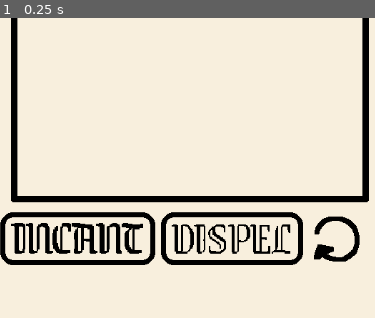
Above: before the commit, frame 1.
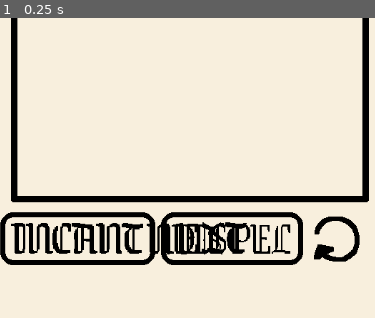
Above: after the commit, the same moment.

Repository: lohchness/Cursebreaker
Game: Godot game, scene res://scenes/level.tscn
The game is run twice, just before and just after one commit, with the same random seed, the same clock (stepped at 60 frames per second) and the same inputs.
Inputs:
- Up to frame 1 (0.25 s): no input
The pictures show only the part of the screen within x 50-100%, y 50-100%; the shares and areas given below are measured in that part.

The runs differ from the first frame. In frame 1, 1.0% of the frame differs, in the area x 38-66%, y 68-79%.

Commit message:
Create next button on level complete

Diff:
--- a/scenes/level.tscn
+++ b/scenes/level.tscn
@@ -1,10 +1,11 @@
-[gd_scene load_steps=7 format=3 uid="uid://w015m2tf04rx"]
+[gd_scene load_steps=8 format=3 uid="uid://w015m2tf04rx"]
 
 [ext_resource type="PackedScene" uid="uid://3ghhb13p6d2l" path="res://scenes/whiteboard.tscn" id="1_u52ul"]
 [ext_resource type="Script" uid="uid://c4yqadc08pa2x" path="res://scripts/level.gd" id="1_w8frs"]
 [ext_resource type="PackedScene" uid="uid://kxxki4i1p8uv" path="res://scenes/map.tscn" id="2_vonw3"]
 [ext_resource type="PackedScene" uid="uid://b5wo0gy13avw5" path="res://scenes/incant_button.tscn" id="4_mx8sn"]
 [ext_resource type="PackedScene" uid="uid://bn10yt3y0tjpx" path="res://scenes/dispel_button.tscn" id="5_ppgk2"]
+[ext_resource type="PackedScene" uid="uid://ovin5x3u6n8b" path="res://scenes/next_button.tscn" id="7_b121j"]
 [ext_resource type="PackedScene" uid="uid://bl205u8p4n7wa" path="res://scenes/reset_button.tscn" id="7_klq6b"]
 
 [node name="Level" type="Node2D"]
@@ -42,8 +43,15 @@
 
 [node name="Targets" type="Node2D" parent="."]
 
+[node name="NextButton" parent="." instance=ExtResource("7_b121j")]
+offset_left = 764.0
+offset_top = 706.0
+offset_right = 904.0
+offset_bottom = 751.0
+
 [connection signal="new_drawn_stroke" from="Whiteboard" to="." method="_on_whiteboard_new_drawn_stroke"]
 [connection signal="submit_drawn_stroke" from="Whiteboard" to="." method="_on_whiteboard_submit_drawn_stroke"]
 [connection signal="pressed" from="IncantButton" to="." method="_on_incant_button_pressed"]
 [connection signal="pressed" from="dispel_button" to="." method="_on_dispel_button_pressed"]
 [connection signal="pressed" from="reset_button" to="." method="_on_reset_button_pressed"]
+[connection signal="pressed" from="NextButton" to="." method="_on_next_button_pressed"]
--- /dev/null
+++ b/scenes/next_button.tscn
@@ -0,0 +1,8 @@
+[gd_scene load_steps=2 format=3 uid="uid://ovin5x3u6n8b"]
+
+[ext_resource type="Texture2D" uid="uid://y8qrbqs301ly" path="res://assets/sprites/next.png" id="1_go7sm"]
+
+[node name="NextButton" type="TextureButton"]
+offset_right = 40.0
+offset_bottom = 40.0
+texture_normal = ExtResource("1_go7sm")
--- a/scripts/level.gd
+++ b/scripts/level.gd
@@ -7,6 +7,8 @@
 # Holds level name
 
 @export var levelname: String = ""
+@export var next: PackedScene
+
 @onready var whiteboard = $Whiteboard
 @onready var map = $Map
 
@@ -80,3 +82,11 @@
 	num_hit += 1
 	if num_hit == num_targets:
 		whiteboard.handle_stroke_error("Curse broken!")
+		$IncantButton.visible = false
+		$dispel_button.visible = false
+		$reset_button.visible = false
+
+		$NextButton.visible = true
+
+func _on_next_button_pressed() -> void:
+	get_tree().change_scene_to_packed(next)
Binary file added: assets/sprites/next.png
Not shown, added: assets/sprites/next.png.import
Binary file changed: canvas_mockup.aseprite
